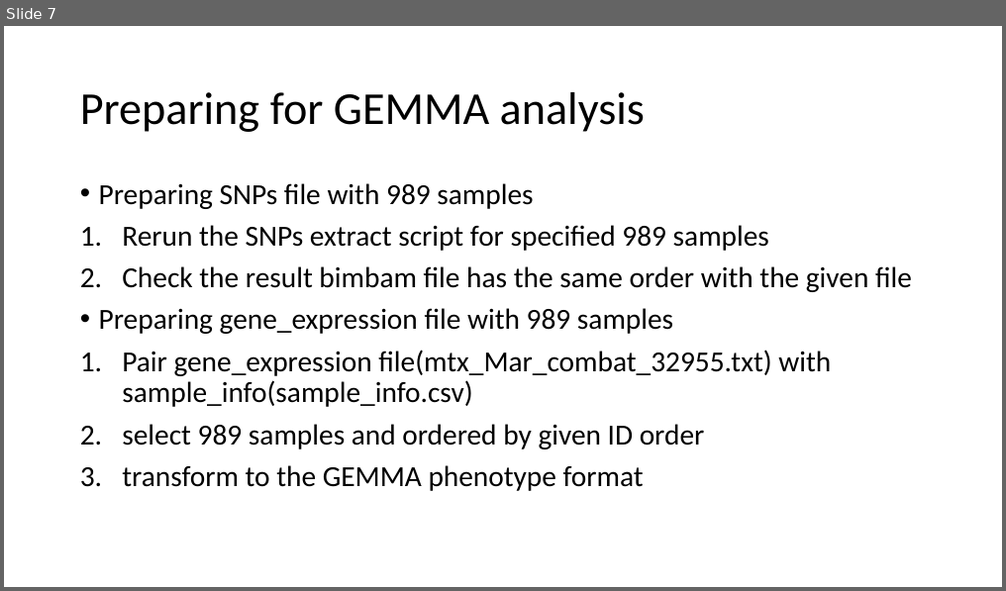
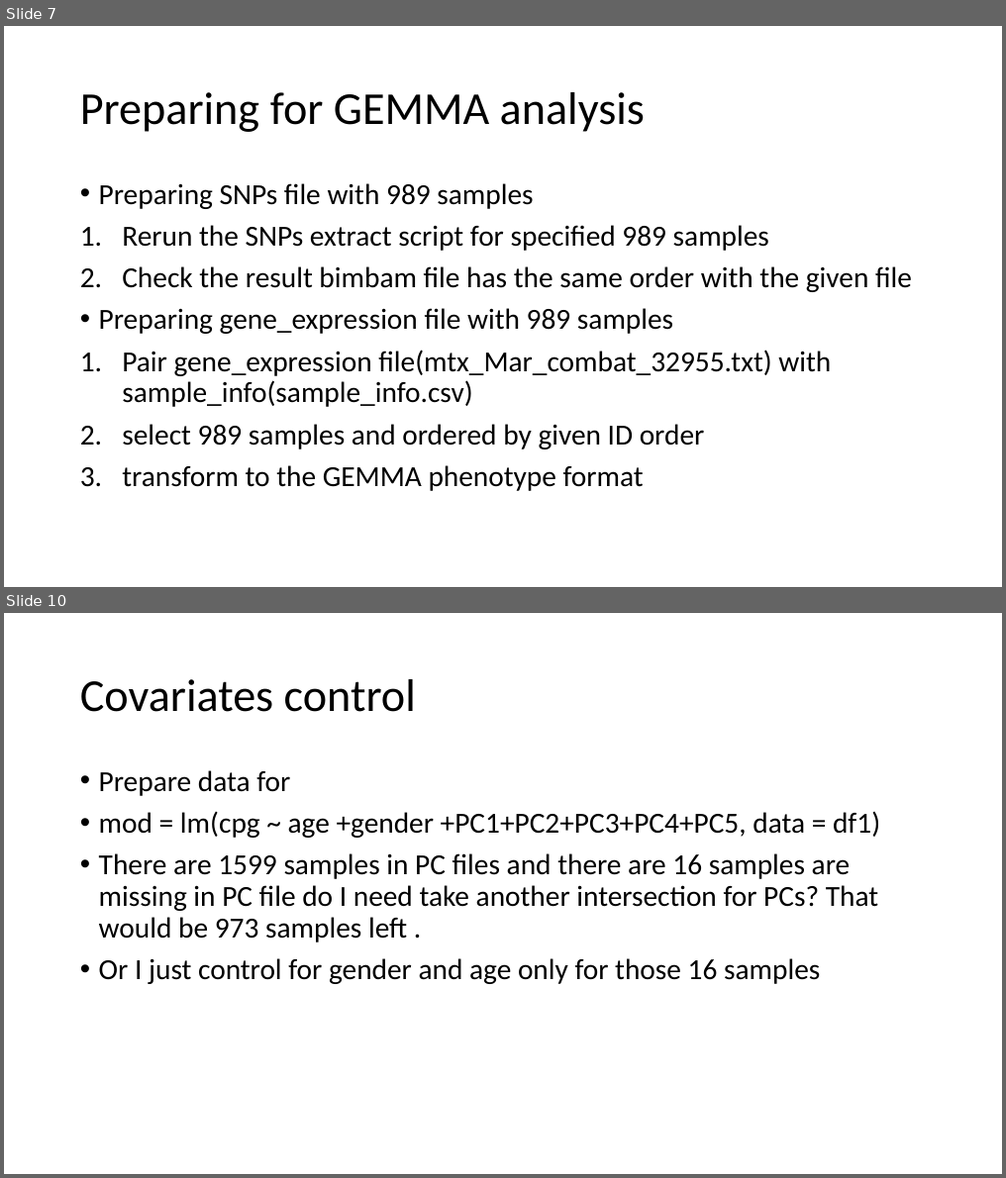
Before and after one commit to yuemolin/TWAS_study, a slide deck: presentation/Presentation1.pptx. Shown one above the other, each under a label of ours: slide 7 before the commit, slides 7 and 10 after it; the slides between them are not shown. The pictures are 1006x591 and 1006x1178 pixels, drawn with LibreOffice and Linux fonts; fonts in the diff are those of the drawing. Boxes give left, top, right and bottom in pixels: in the first picture for what was removed or moved away, otherwise in the second. Text is boxed around its words. In the diff, an @@ line names an element or a change of style, - is before the commit and + after.

```diff
--- a/presentation/Presentation1.pptx
+++ b/presentation/Presentation1.pptx
@@ slide 10 added at (x1=4, y1=613, x2=1002, y2=1174), background #FFFFFF @@
@@ title added at (x1=80, y1=679, x2=416, y2=712), 44 pt, text #000000 @@
+Covariates control
@@ text added at (x1=99, y1=770, x2=880, y2=984), 28 pt, text #000000 @@
+• Prepare data for
+• mod = lm(cpg ~ age +gender +PC1+PC2+PC3+PC4+PC5, data = df1)
+• There are 1599 samples in PC files and there are 16 samples are missing in PC file do I need take another intersection for PCs? That would be 973 samples left .
+• Or I just control for gender and age only for those 16 samples
```
Also in this commit, not shown: 1 slide changed, 4 other slides added, 1 slide removed.
